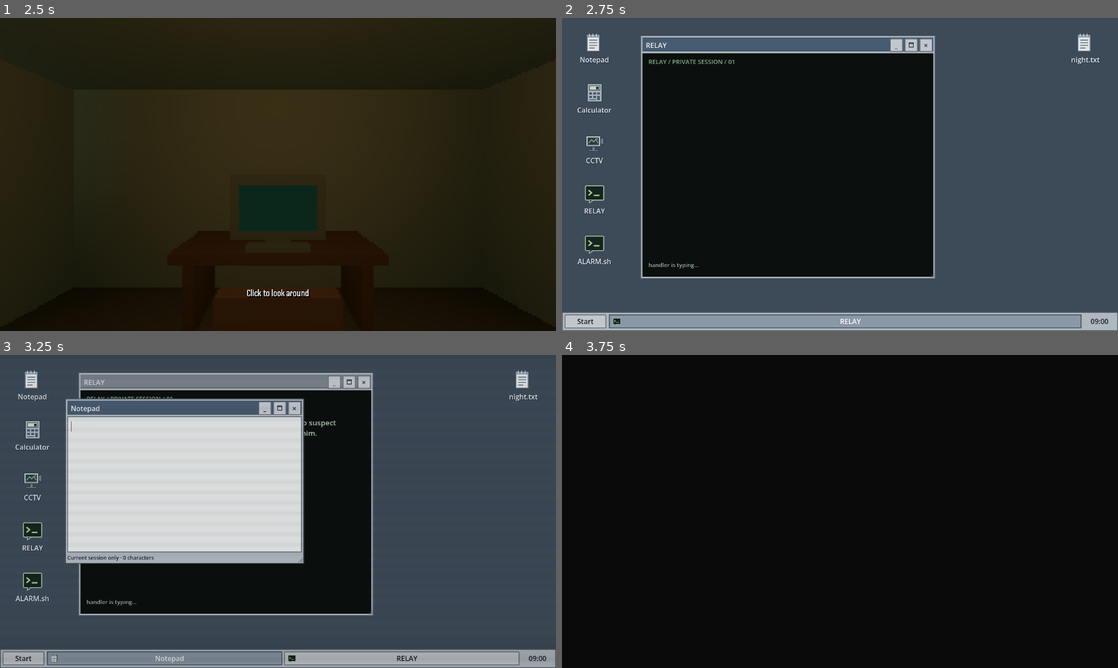
Above: before the commit, frames 1-4 (two rows, left to right).
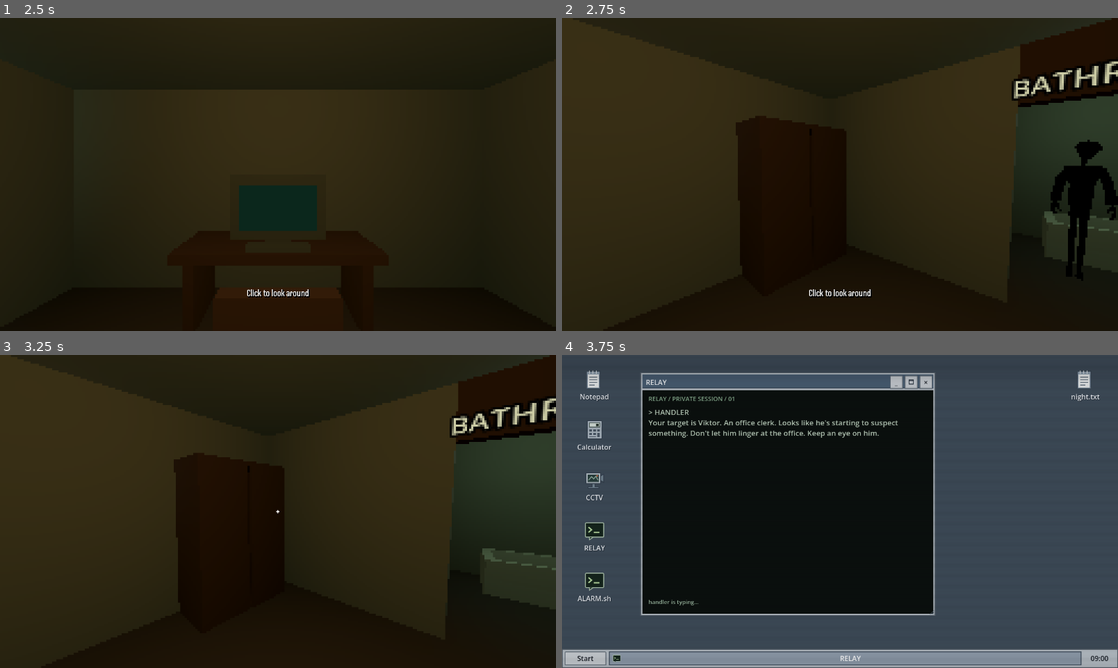
Above: after the commit, the same moments.

Repository: likhorada/SibGameJam_Autumn
Game: Godot game, scene res://tests/residents_fixture.tscn
Two runs of this game, one before a commit and one after it. Both use one fixed random seed, a clock stepped at 60 frames per second and the inputs below. This scene is started directly instead of the project's main scene. Sound files missing from this copy of the repository are replaced by a short silence.
Inputs (mouse positions are in pixels of both pictures, inside the frame that each line leads up to):
- Up to frame 1 (2.5 s): click "Start" at 0.5 s; click "Start" at 1.25 s; click (183, 146) at 2.02 s; type "12" at 2.1 s
- Up to frame 2 (2.75 s): no input
- Up to frame 3 (3.25 s): tap Enter (ui_accept) at 2.75 s; drag from (227, 492) to (333, 442) at 2.77 s
- Up to frame 4 (3.75 s): drag from (728, 527) to (812, 574) at 3.52 s

Frame 1 is identical in both runs. In frame 2, 84% of the frame differs, in the area x 0-100%, y 0-100%; in frame 3, 94%; in frame 4, 64%.

Commit message:
Keep bathroom apparition visible briefly after sighting

Diff:
--- a/scripts/atmosphere/bathroom_apparition.gd
+++ b/scripts/atmosphere/bathroom_apparition.gd
@@ -2,6 +2,7 @@
 extends Node3D
 ## A decoration, not an enemy. No collision, AI, capture, proximity pulse or damage.
 signal dismissed(reason: StringName)
+const SEEN_HOLD_SECONDS: float = 0.5
 const SAMPLES: Array[Vector3] = [
 	Vector3(0, 1.65, 0), Vector3(0, 1.3, 0),
 	Vector3(-0.22, 1.4, 0), Vector3(0.22, 1.4, 0),
@@ -16,6 +17,7 @@
 var _ended: bool = false
 var _visible_points: Array[Vector3] = []
 var _sample_origin := Vector3.ZERO
+var seen_seconds_left: float = -1.0
 
 
 func _ready() -> void:
@@ -71,10 +73,17 @@
 	return false
 
 
-func _physics_process(_delta: float) -> void:
+func _physics_process(delta: float) -> void:
 	visible_in_physics = false
 	_visible_points.clear()
-	if _ended or not world_view_visible(game):
+	if _ended:
+		return
+	if seen_seconds_left >= 0.0:
+		seen_seconds_left = maxf(0.0, seen_seconds_left - maxf(0.0, delta))
+		if seen_seconds_left <= 0.0:
+			dismiss(&"seen")
+		return
+	if not world_view_visible(game):
 		return
 	var camera := game.get_viewport().get_camera_3d()
 	if camera == null:
@@ -89,6 +98,8 @@
 
 func _on_frame_post_draw() -> void:
 	# Never remove before the first real apartment frame that actually presented it.
+	if _ended or seen_seconds_left >= 0.0:
+		return
 	if visible_in_physics and world_view_visible(game) and visual.is_visible_in_tree() and game.visual_effects.viewport.render_target_update_mode != SubViewport.UPDATE_DISABLED:
 		var camera := game.get_viewport().get_camera_3d()
 		# Mouse smoothing/tweens may change the camera after the physics sample.
@@ -96,7 +107,7 @@
 			return
 		for target: Vector3 in _visible_points:
 			if camera.is_position_in_frustum(target):
-				dismiss(&"seen")
+				seen_seconds_left = SEEN_HOLD_SECONDS
 				return
 
 
--- a/tests/residents_checks.gd
+++ b/tests/residents_checks.gd
@@ -200,8 +200,20 @@
 		expect(residents.figure == figure, "A camera turn after physics cannot confirm an off-screen render")
 		aim(Vector3(0, 1.6, 0), point + Vector3.UP * 1.3, deg_to_rad(50))
 		figure._on_frame_post_draw()
-	await frames()
-	expect(not is_instance_valid(residents.figure), "First rendered peripheral glimpse removes figure")
+		expect(residents.figure == figure, "First glimpse starts hold instead of removing figure")
+		figure._physics_process(0.49)
+		expect(residents.figure == figure, "Figure remains for almost half a second")
+		aim(Vector3(0, 1.6, 0), Vector3(0, 1.6, -10))
+		figure._physics_process(0.02)
+	else:
+		await frames()
+		expect(residents.figure == figure and figure.seen_seconds_left > 0, "Rendered glimpse latches half-second hold")
+		await get_tree().create_timer(0.2).timeout
+		expect(residents.figure == figure, "Rendered figure does not vanish immediately")
+		await get_tree().create_timer(0.35).timeout
+	await frames()
+	expect(not is_instance_valid(residents.figure), "Figure disappears half a second after glimpse, without requiring continued sight")
+	aim(Vector3(0, 1.6, 0), point + Vector3.UP * 1.3, deg_to_rad(50))
 	await capture("peripheral_empty")
 
 	aim(Vector3(0, 1.6, 0), point + Vector3.UP * 1.3)
Not shown, changed: doc/RESIDENT_EVENTS.md
